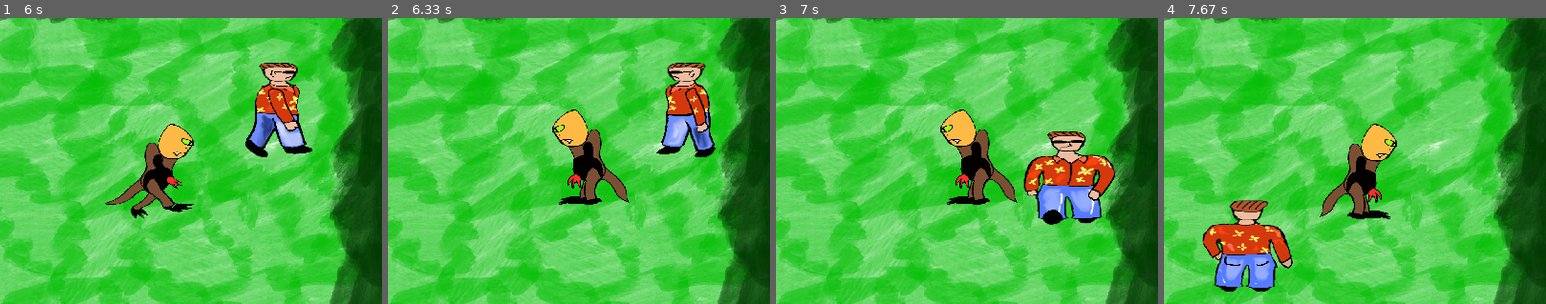
Above: before the commit, frames 1-4 (left to right).
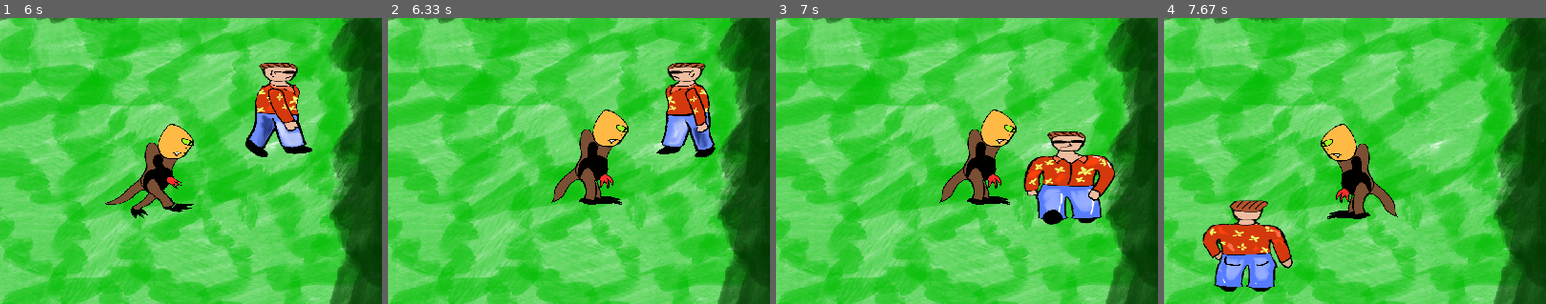
Above: after the commit, the same moments.

Repository: sartep1996/Final_Project_PyGame
Game: pygame game, started from main.py
Same seed, same stepped clock (60 frames per second), same inputs: the game is played once before the commit and once after it.
Inputs:
- Up to frame 1 (6 s): hold D 0.33-0.8 s; hold W 0.83-1.13 s; hold D 1.17-1.63 s; hold A 1.67-2.2 s; hold S 2.23-2.53 s; hold A 2.57-2.97 s; hold W 3-3.37 s; hold D 3.4-4.03 s; hold S 4.07-4.43 s; hold A 4.47-4.93 s; hold D 4.97-5.43 s; hold W 5.47-5.77 s; hold D from 5.8 s (still down)
- Up to frame 2 (6.33 s): release D at 6.27 s; hold A from 6.3 s (still down)
- Up to frame 3 (7 s): release A at 6.83 s; hold S from 6.87 s (still down)
- Up to frame 4 (7.67 s): release S at 7.17 s; hold A 7.2-7.6 s; hold W from 7.63 s (still down)
The pictures show only the part of the screen within x 50-100%, y 7-57%; the shares and areas given below are measured in that part.

Frame 1 is identical in both runs. In frame 2, 3.7% of the frame differs, in the area x 42-64%, y 32-66%; in frame 3, 3.7%; in frame 4, 3.7%.

Commit message:
fixed left and right images

Diff:
--- a/monster_1.py
+++ b/monster_1.py
@@ -51,6 +51,7 @@
         self.patrol_mode = True
         self.monster_is_attacking = False
         self.attack_counter = 0
+
         # self.check_collision = True
 
 
@@ -156,16 +157,6 @@
         elif self.last_moved == self.monster_image_down_attack:
             screen.blit(self.monster_image_down_attack, self.monster_rect)
 
-        # Add the still images when both player and monster are not moving
-        # elif self.direction == 0:
-        #     if self.last_moved == BOUNDRY_LEFT:
-        #         screen.blit(self.monster_image_left_still, self.monster_rect)
-        #     elif self.last_moved == BOUNDRY_RIGHT:
-        #         screen.blit(self.monster_image_right_still, self.monster_rect)
-        #     elif self.last_moved == BOUNDRY_TOP:
-        #         screen.blit(self.monster_image_up_still, self.monster_rect)
-        #     elif self.last_moved == BOUNDRY_BOTTOM:
-        #         screen.blit(self.monster_image_down_still, self.monster_rect)
 
     def monster_collides_with(self, player_rect):
         if self.monster_rect.colliderect(player_rect):
@@ -250,6 +241,7 @@
 
 
     def monster_attack_player(self, player_rect, screen):
+        frame_delay = 0.2
         player_vector = pg.math.Vector2(player_rect.center)
         monster_vector = pg.math.Vector2(self.monster_rect.center)
         player_distance = player_vector.distance_to(monster_vector)
@@ -267,14 +259,14 @@
                     if self.attack_counter % 2 == 1:
                         self.last_moved = self.monster_image_right_attack
                     else:
-                        self.last_moved = self.monster_image_right_still
+                        self.last_moved = self.monster_image_left_still
                 else:
                     self.direction = 0
                     self.attack_counter += 1
                     if self.attack_counter % 2 == 1:
                         self.last_moved = self.monster_image_left_attack
                     else:
-                        self.last_moved = self.monster_image_left_still
+                        self.last_moved = self.monster_image_right_still
             else:
                 if dy > 0:
                     self.direction = 0
